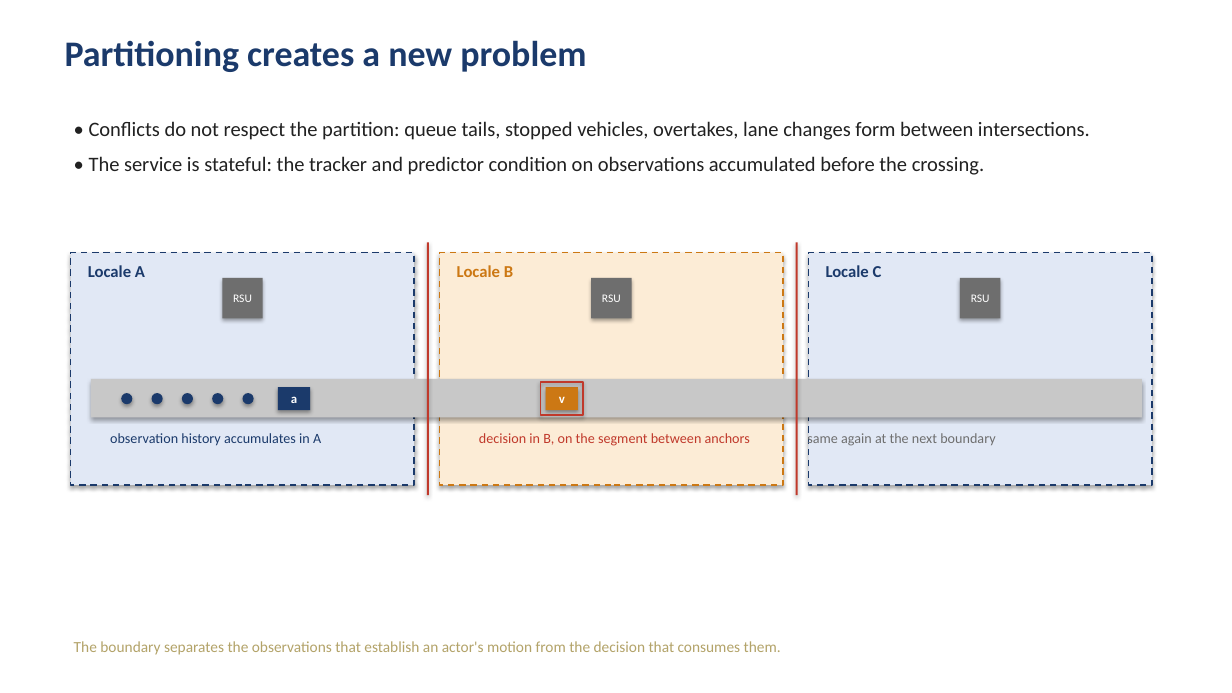
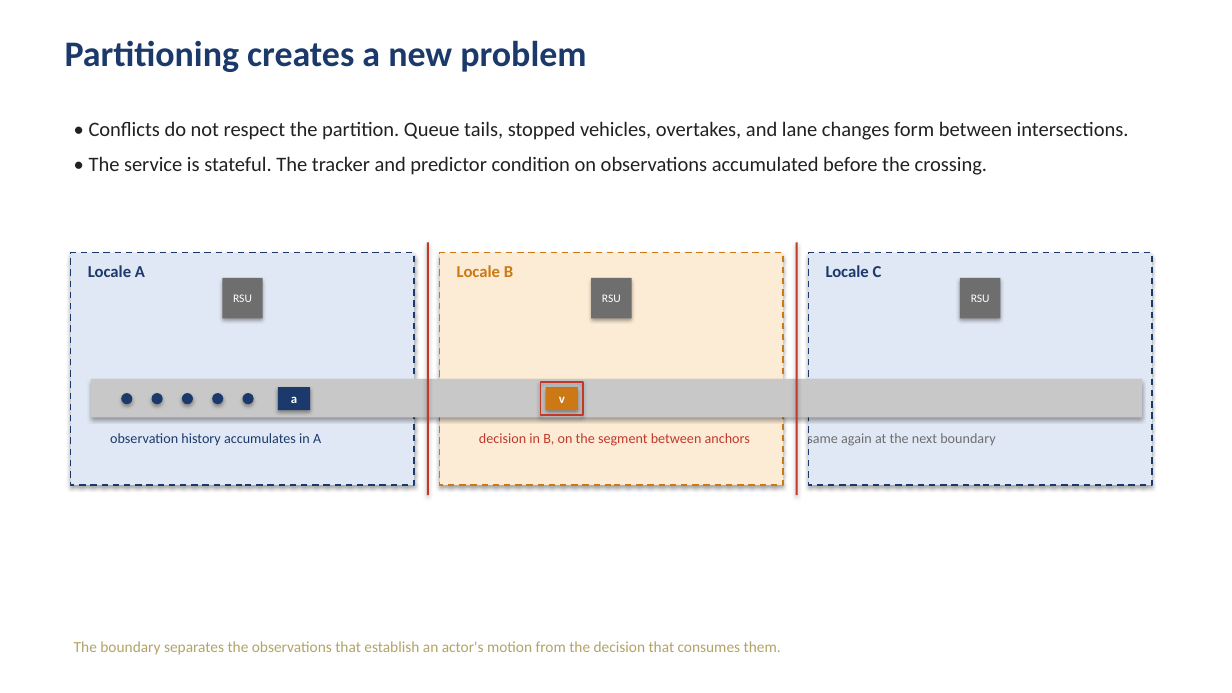
Before and after one commit to tlandle/eCAV, a slide deck: slide 6 of docs/kb/decks/khonsu_story_2026-09-04.pptx. Drawn at 1232x693 pixels with LibreOffice and Linux fonts; fonts in the diff are those of the drawing. Boxes give left, top, right and bottom in pixels: in the first picture for what was removed or moved away, otherwise in the second. Text is boxed around its words. In the diff, an @@ line names an element or a change of style, - is before the commit and + after.

```diff
--- a/docs/kb/decks/khonsu_story_2026-09-04.pptx
+++ b/docs/kb/decks/khonsu_story_2026-09-04.pptx
@@ text at (89,121,1129,175): text changed @@
-• Conflicts do not respect the partition: queue tails, stopped vehicles, overtakes, lane changes form between intersections.
-• The service is stateful: the tracker and predictor condition on observations accumulated before the crossing.
+• Conflicts do not respect the partition. Queue tails, stopped vehicles, overtakes, and lane changes form between intersections.
+• The service is stateful. The tracker and predictor condition on observations accumulated before the crossing.
```
Also in this commit, not shown: 11 other slides changed, 8 slides added, 3 slides removed.
